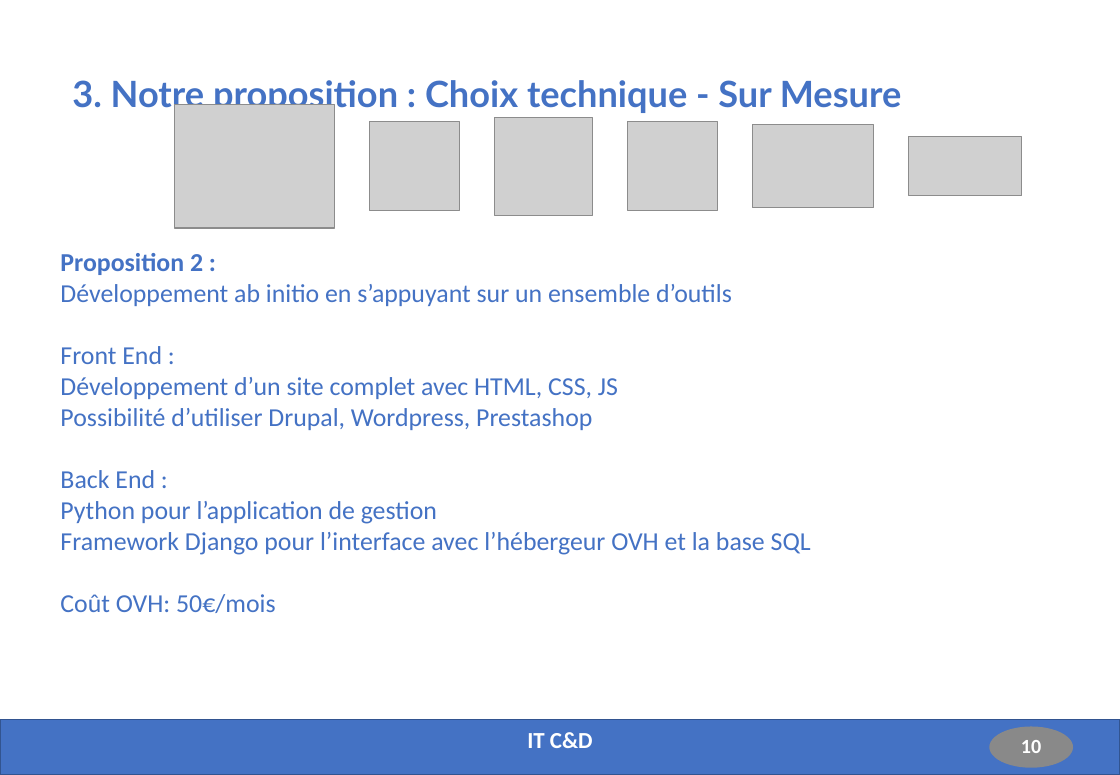
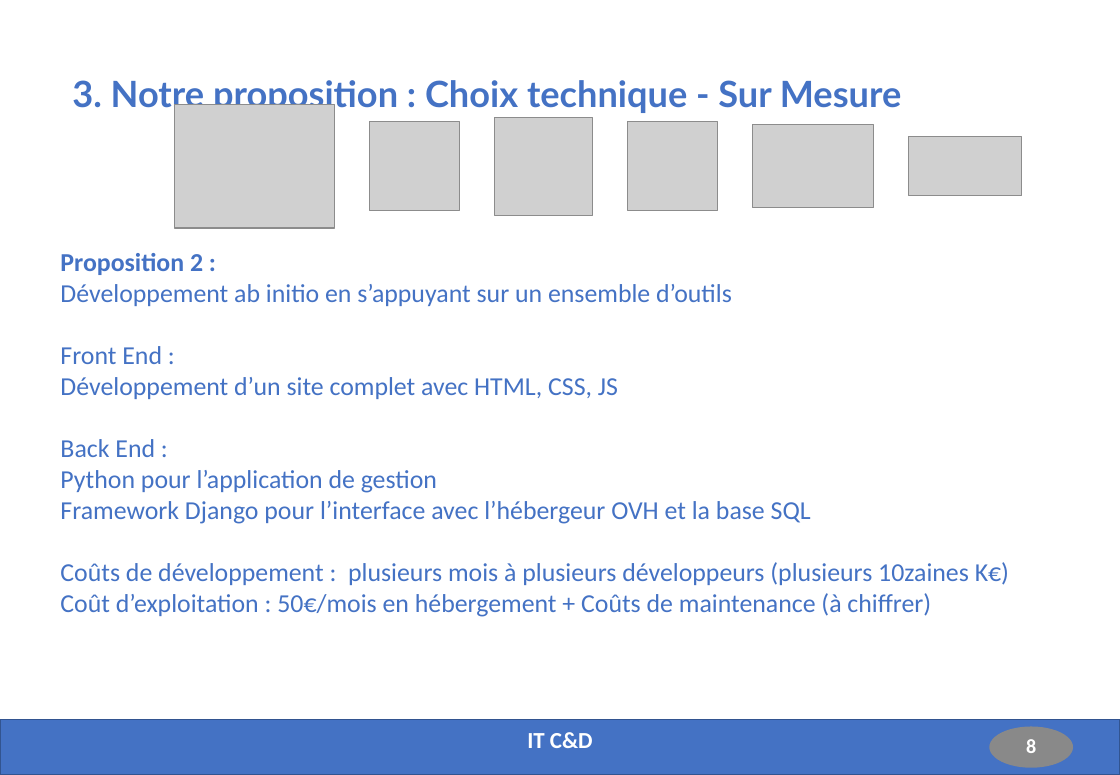
Before and after one commit to Fabrice-64/OC_Project_4, a slide deck: slide 8 of Solution_Fonctionnelle_Technique_Projet_4.pptx (slide 10 before the commit). Drawn at 1120x775 pixels with LibreOffice and Linux fonts; fonts in the diff are those of the drawing; grey boxes stand for pictures. Boxes give left, top, right and bottom in pixels: in the first picture for what was removed or moved away, otherwise in the second. Text is boxed around its words. In the diff, an @@ line names an element or a change of style, - is before the commit and + after.

```diff
--- a/Solution_Fonctionnelle_Technique_Projet_4.pptx
+++ b/Solution_Fonctionnelle_Technique_Projet_4.pptx
@@ text at bbox=[60, 408, 592, 430]: paragraph removed @@
-Possibilité d’utiliser Drupal, Wordpress, Prestashop
@@ text at bbox=[60, 562, 1009, 617]: text changed @@
-Coût OVH: 50€/mois
+Coûts de développement : plusieurs mois à plusieurs développeurs (plusieurs 10zaines K€)
+Coût d’exploitation : 50€/mois en hébergement + Coûts de maintenance (à chiffrer)
@@ page number at bbox=[1026, 739, 1036, 753]: text changed @@
-10
+8
```
Also in this commit, not shown: 9 other slides changed, 2 slides added.
